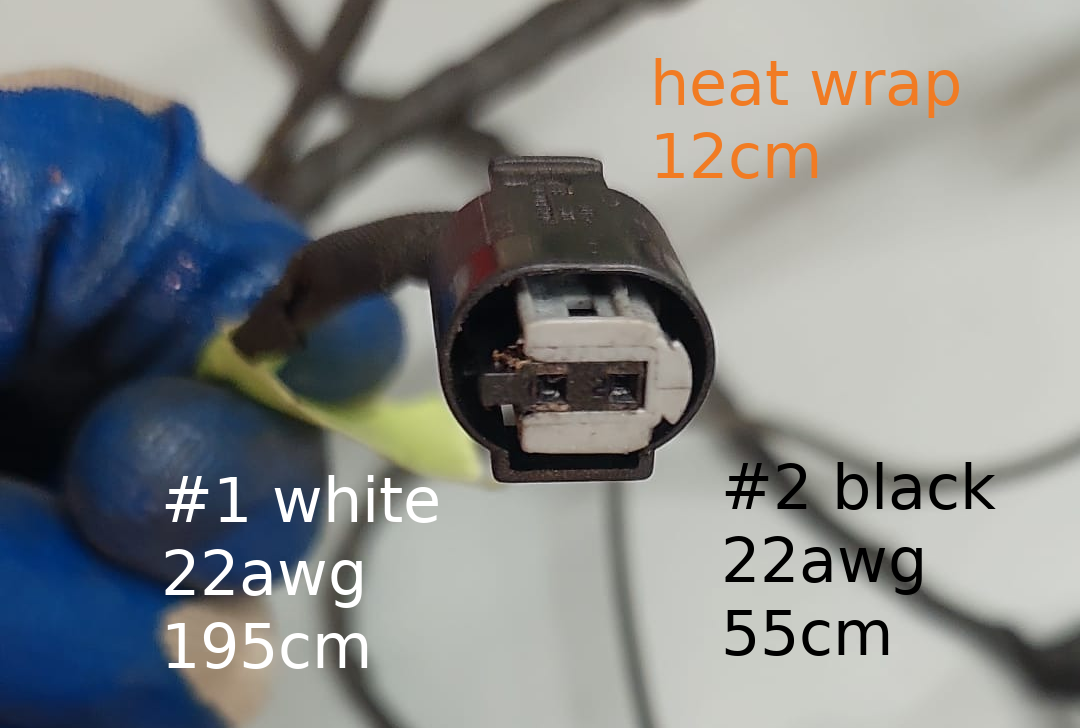
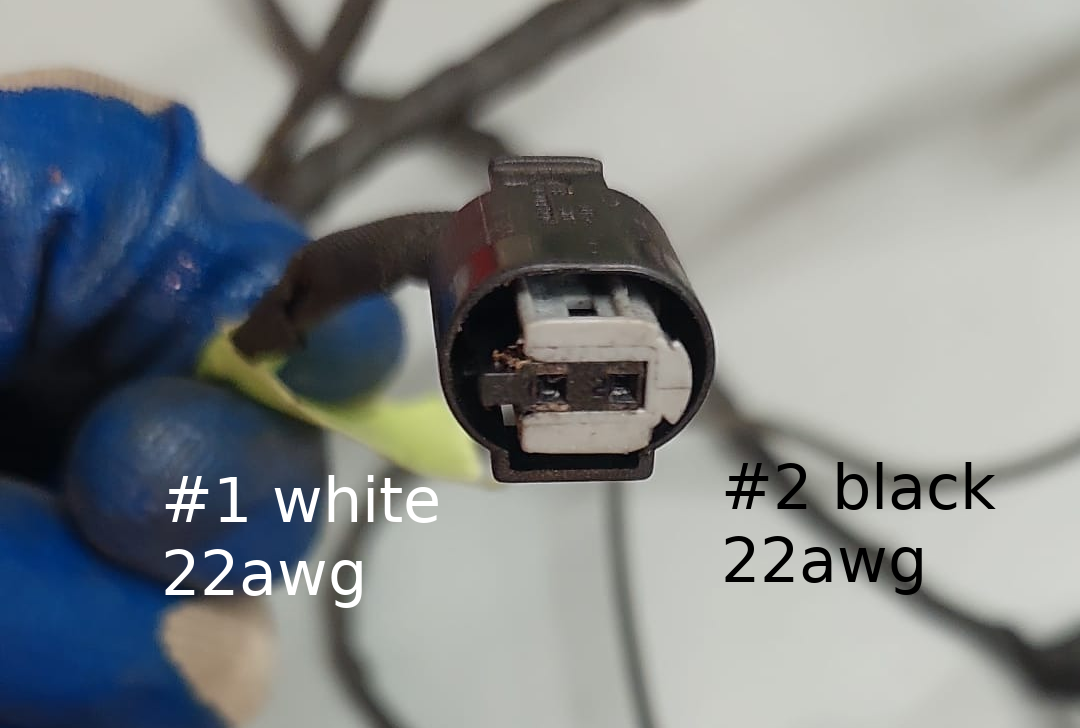
Comparing the layer stacks of the two 1080×728 images. Changes:
renamed "heat wrap ..." to "...", painted on it over [655, 58, 959, 179]
painted on "#2 black ..." over [725, 610, 889, 656]
painted on "#1 white ..." over [167, 622, 368, 669]
